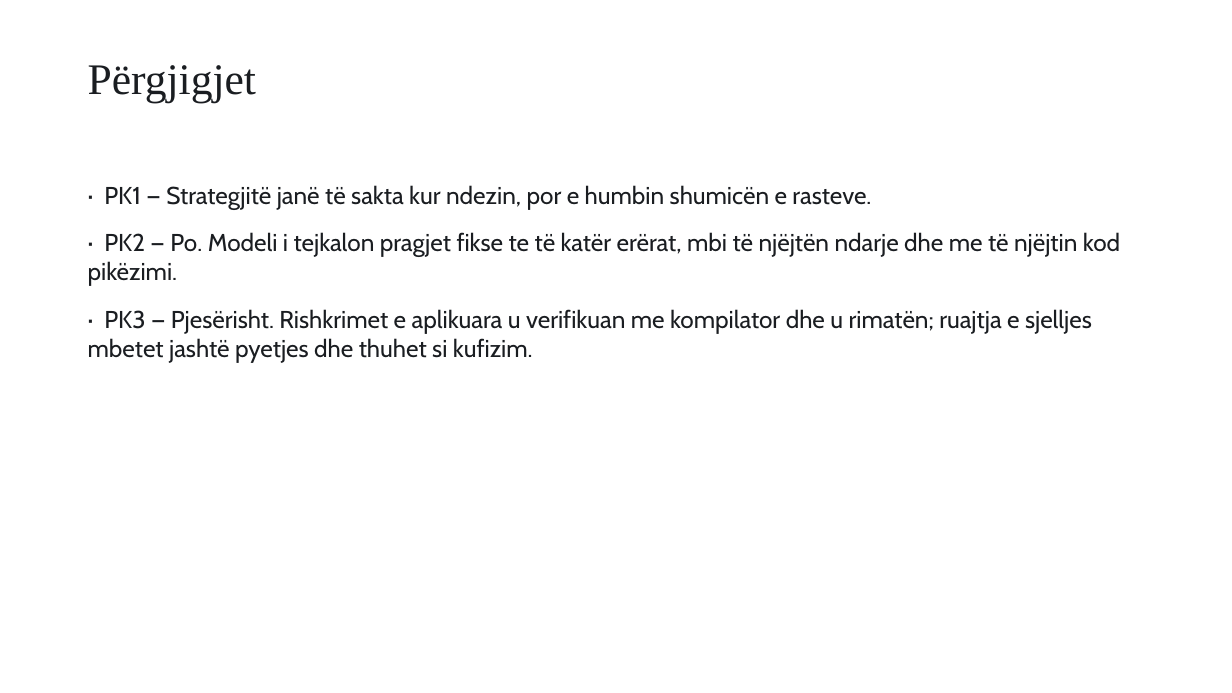
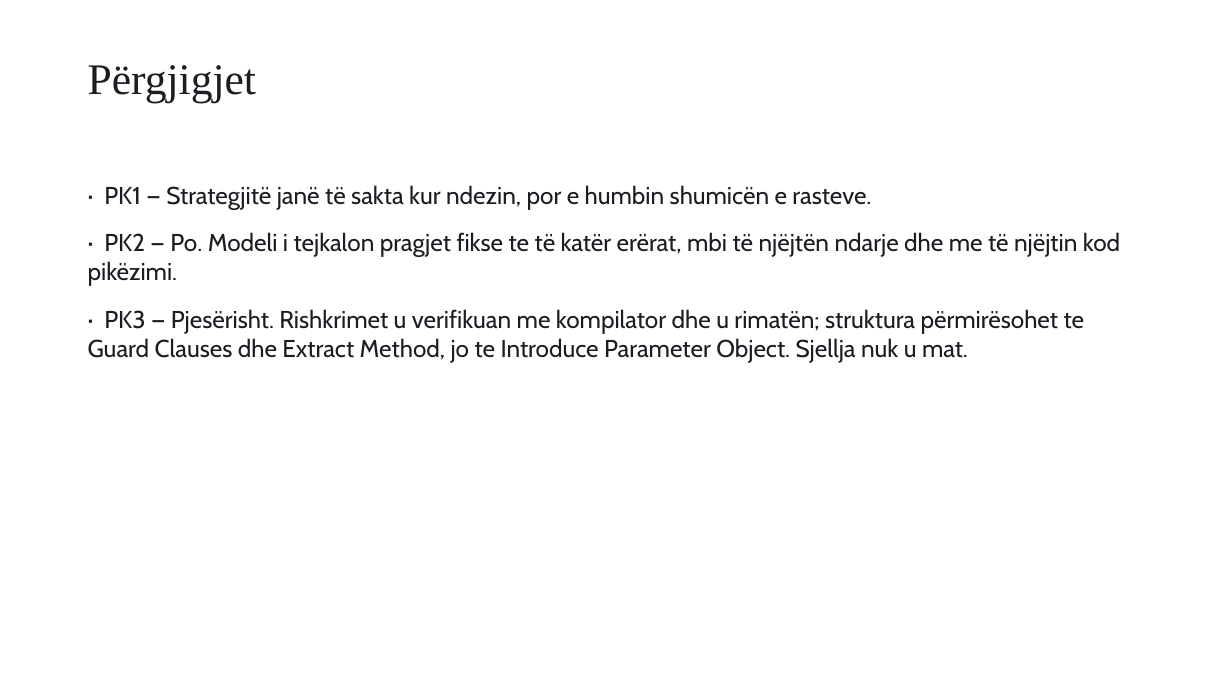
Before and after one commit to FlorentLatifi/Code-Smell-Detection-and-Refactoring-Recommendations, a slide deck: slide 13 of docs/thesis/Prezantimi_Florent_Latifi.pptx (slide 12 before the commit). Drawn at 1232x693 pixels with LibreOffice and Linux fonts; fonts in the diff are those of the drawing. Boxes give left, top, right and bottom in pixels: in the first picture for what was removed or moved away, otherwise in the second. Text is boxed around its words. In the diff, an @@ line names an element or a change of style, - is before the commit and + after.

Commit message:
Përditëso abstraktin, validimin, ndërfaqen dhe prezantimin (#8)
Abstrakti merr pranueshmërinë e rishkrimeve dhe mbetet nën 360 fjalë. Te
4.10 numrat e testeve të 8 tetorit (797 dhe 173), te 4.8 mënyra e thjeshtë
dhe te 4.11 imazhi Docker. Prezantimi merr krahasimin me PMD-në, sllajdin
«A ia vlejnë rishkrimet?» dhe saktëson verifikimin dhe kufizimet (VD-147).

```diff
--- a/docs/thesis/Prezantimi_Florent_Latifi.pptx
+++ b/docs/thesis/Prezantimi_Florent_Latifi.pptx
@@ text at (x1=88, y1=309, x2=1085, y2=363): text changed @@
-· PK3 — Pjesërisht. Rishkrimet e aplikuara u verifikuan me kompilator dhe u rimatën; ruajtja e sjelljes mbetet jashtë pyetjes dhe thuhet si kufizim.
+· PK3 — Pjesërisht. Rishkrimet u verifikuan me kompilator dhe u rimatën; struktura përmirësohet te Guard Clauses dhe Extract Method, jo te Introduce Parameter Object. Sjellja nuk u mat.
```
Also in this commit, not shown: 3 other slides changed, 1 slide added, 6 other files.
